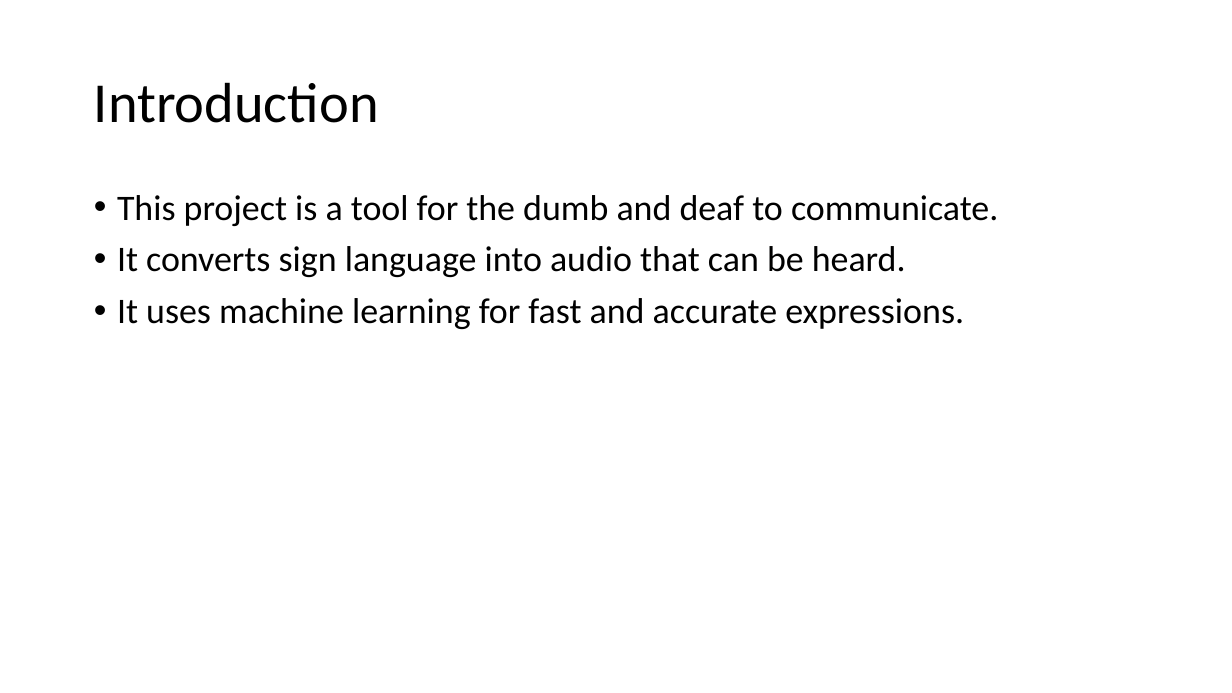
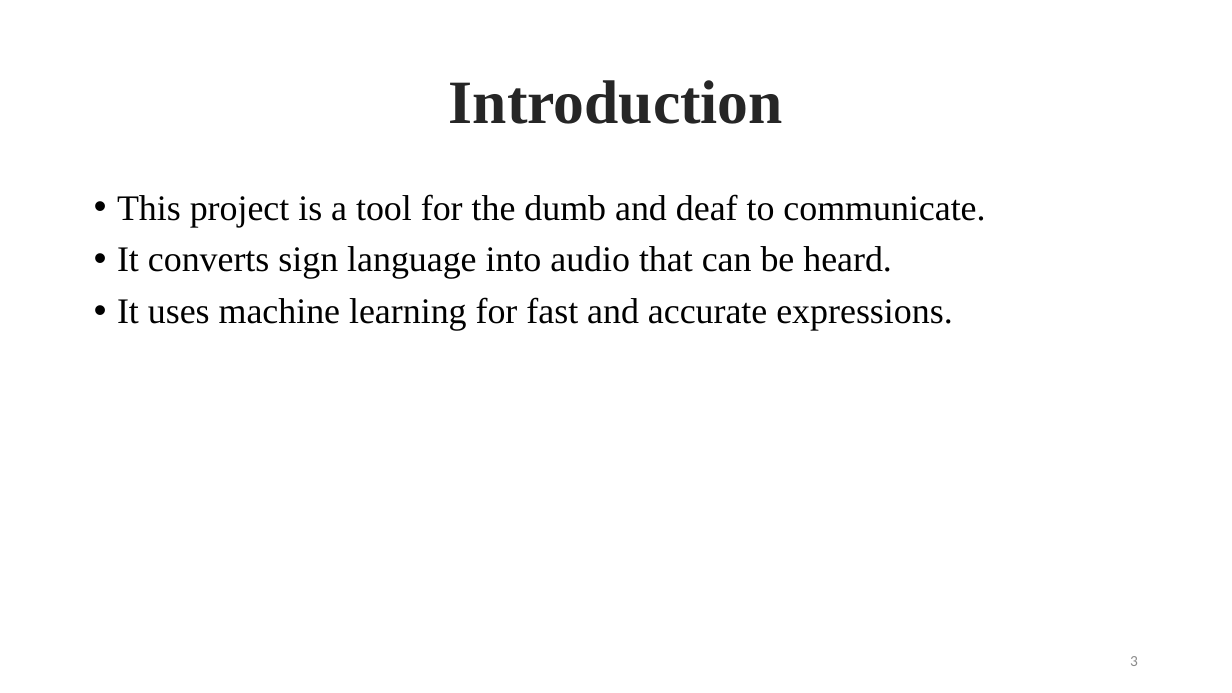
Before and after one commit to BipinGodar/ProjectReport, a slide deck: slide 3 of Smart Gloves using Flex Sensor.pptx. Drawn at 1232x693 pixels with LibreOffice and Linux fonts; fonts in the diff are those of the drawing. Boxes give left, top, right and bottom in pixels: in the first picture for what was removed or moved away, otherwise in the second. Text is boxed around its words. In the diff, an @@ line names an element or a change of style, - is before the commit and + after.

```diff
--- a/Smart Gloves using Flex Sensor.pptx
+++ b/Smart Gloves using Flex Sensor.pptx
@@ title "Introduction" at (x1=449, y1=80, x2=783, y2=124): size 44 to 48 pt, font Calibri to Times New Roman, text colour #000000 to #262626, bold on; alignment left to centre @@
@@ text "This project is a tool ..." at (x1=117, y1=194, x2=985, y2=330): font Calibri to Times New Roman @@
@@ page number added at (x1=1130, y1=656, x2=1138, y2=666), 12 pt, text #8C8C8C @@
+3
```
Also in this commit, not shown: 11 other slides changed, 9 slides added, 5 slides removed, 3 other files.
